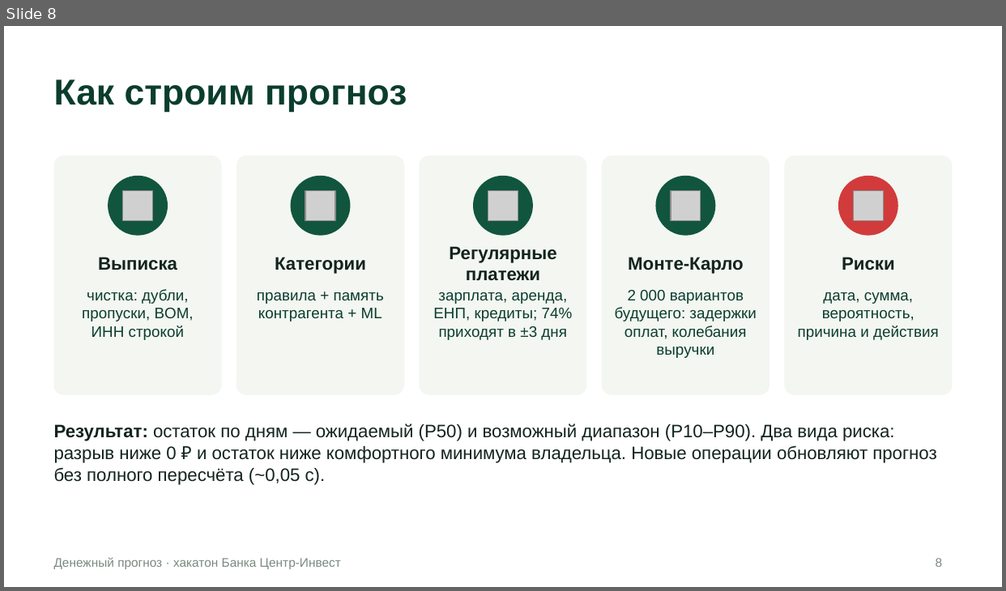
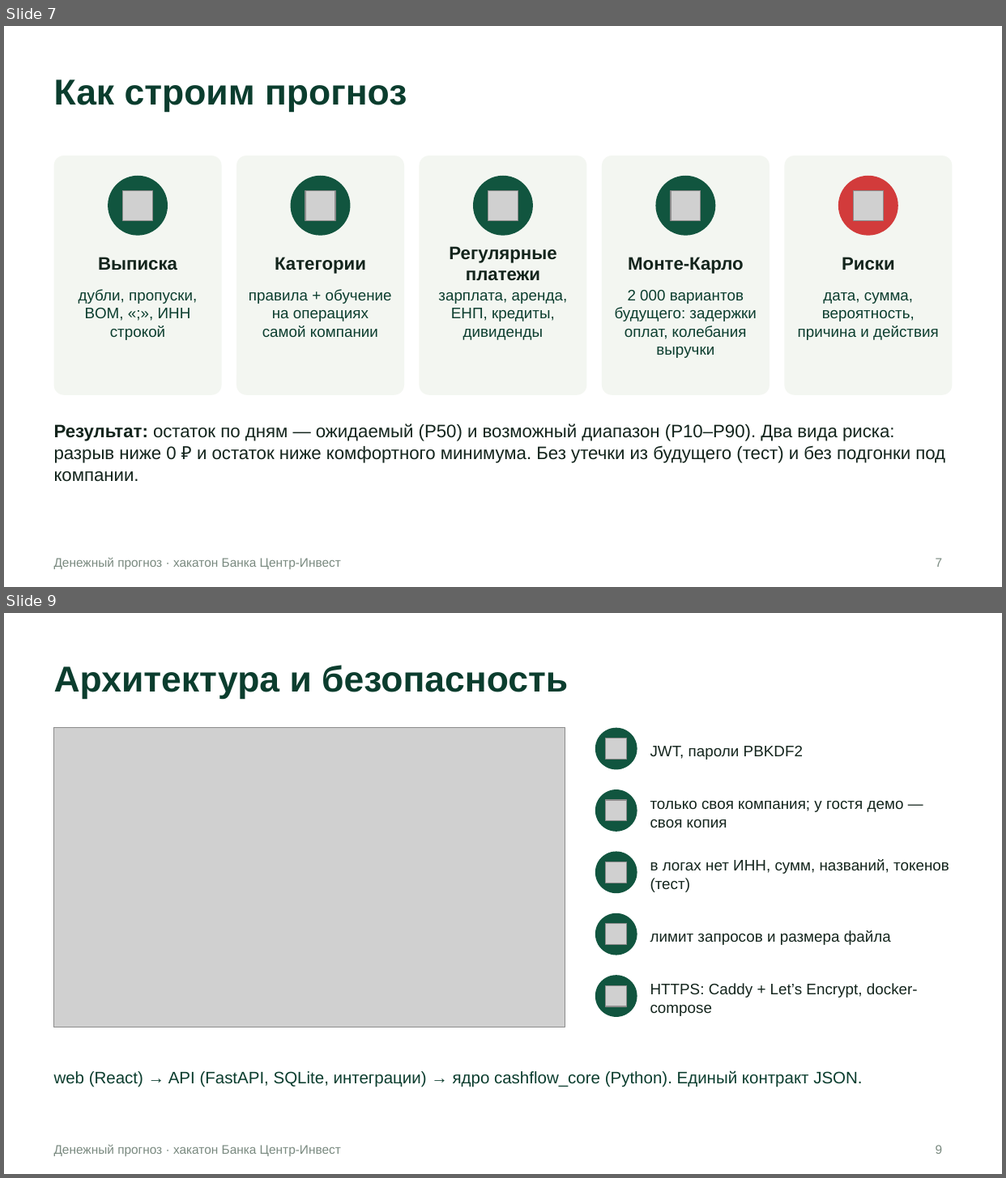
Before and after one commit to VaDex-web/cashflow, a slide deck: docs/presentation.pptx. Shown one above the other, each under a label of ours: slide 8 before the commit, slides 7 and 9 after it; the slides between them are not shown. The pictures are 1006x591 and 1006x1178 pixels, drawn with LibreOffice and Linux fonts; fonts in the diff are those of the drawing; grey boxes stand for pictures. Boxes give left, top, right and bottom in pixels: in the first picture for what was removed or moved away, otherwise in the second. Text is boxed around its words. In the diff, an @@ line names an element or a change of style, - is before the commit and + after.

```diff
--- a/docs/presentation.pptx
+++ b/docs/presentation.pptx
@@ slide 9 added at [4, 613, 1002, 1174], background #FFFFFF; not listed: 1 template element that a slide beside it also shows @@
@@ title added at [54, 665, 568, 700], 26 pt, text #0B3D2E, bold @@
+Архитектура и безопасность
@@ picture added at [54, 728, 565, 1027] @@
@@ ellipse added at [594, 728, 637, 769], fill #11553F @@
@@ picture added at [606, 738, 627, 759] @@
@@ text added at [650, 746, 803, 760], 11 pt, text #13241C @@
+JWT, пароли PBKDF2
@@ ellipse added at [594, 790, 637, 832], fill #11553F @@
@@ picture added at [606, 801, 627, 821] @@
@@ text added at [650, 801, 904, 828], 11 pt, text #13241C @@
+только своя компания; у гостя демо — своя копия
@@ ellipse added at [594, 851, 637, 893], fill #11553F @@
@@ picture added at [606, 862, 627, 884] @@
@@ text added at [650, 859, 949, 892], 11 pt, text #13241C @@
+в логах нет ИНН, сумм, названий, токенов (тест)
@@ ellipse added at [594, 914, 637, 956], fill #11553F @@
@@ picture added at [606, 924, 627, 945] @@
@@ text added at [650, 931, 891, 945], 11 pt, text #13241C @@
+лимит запросов и размера файла
@@ ellipse added at [594, 975, 637, 1017], fill #11553F @@
@@ picture added at [606, 986, 627, 1006] @@
@@ text added at [650, 983, 918, 1016], 11 pt, text #13241C @@
+HTTPS: Caddy + Let’s Encrypt, docker-compose
@@ text added at [54, 1071, 862, 1087], 12 pt, text #0B3D2E @@
+web (React) → API (FastAPI, SQLite, интеграции) → ядро cashflow_core (Python). Единый контракт JSON.
@@ page number added at [936, 1145, 943, 1154], 9 pt, text #7A8A80 @@
+9
@@ what was slide 8 is now slide 7 @@
@@ slide 7 changed as well @@
@@ text at [79, 289, 197, 340]: text changed @@
-чистка: дубли, пропуски, BOM, ИНН строкой
+дубли, пропуски, BOM, «;», ИНН строкой
@@ text at [249, 289, 392, 337]: text changed @@
-правила + память контрагента + ML
+правила + обучение на операциях самой компании
@@ text at [438, 292, 568, 340]: text changed @@
-зарплата, аренда, ЕНП, кредиты; 74% приходят в ±3 дня
+зарплата, аренда, ЕНП, кредиты, дивиденды
@@ text at [54, 424, 945, 482]: text changed @@
-Результат: остаток по дням — ожидаемый (P50) и возможный диапазон (P10–P90). Два вида риска: разрыв ниже 0 ₽ и остаток ниже комфортного минимума владельца. Новые операции обновляют прогноз без полного пересчёта (~0,05 с).
+Результат: остаток по дням — ожидаемый (P50) и возможный диапазон (P10–P90). Два вида риска: разрыв ниже 0 ₽ и остаток ниже комфортного минимума. Без утечки из будущего (тест) и без подгонки под компании.
@@ page number at [936, 558, 943, 567]: text changed @@
-8
+7
```
Also in this commit, not shown: 6 other slides changed, 3 other slides added, 6 slides removed, 23 other files.
